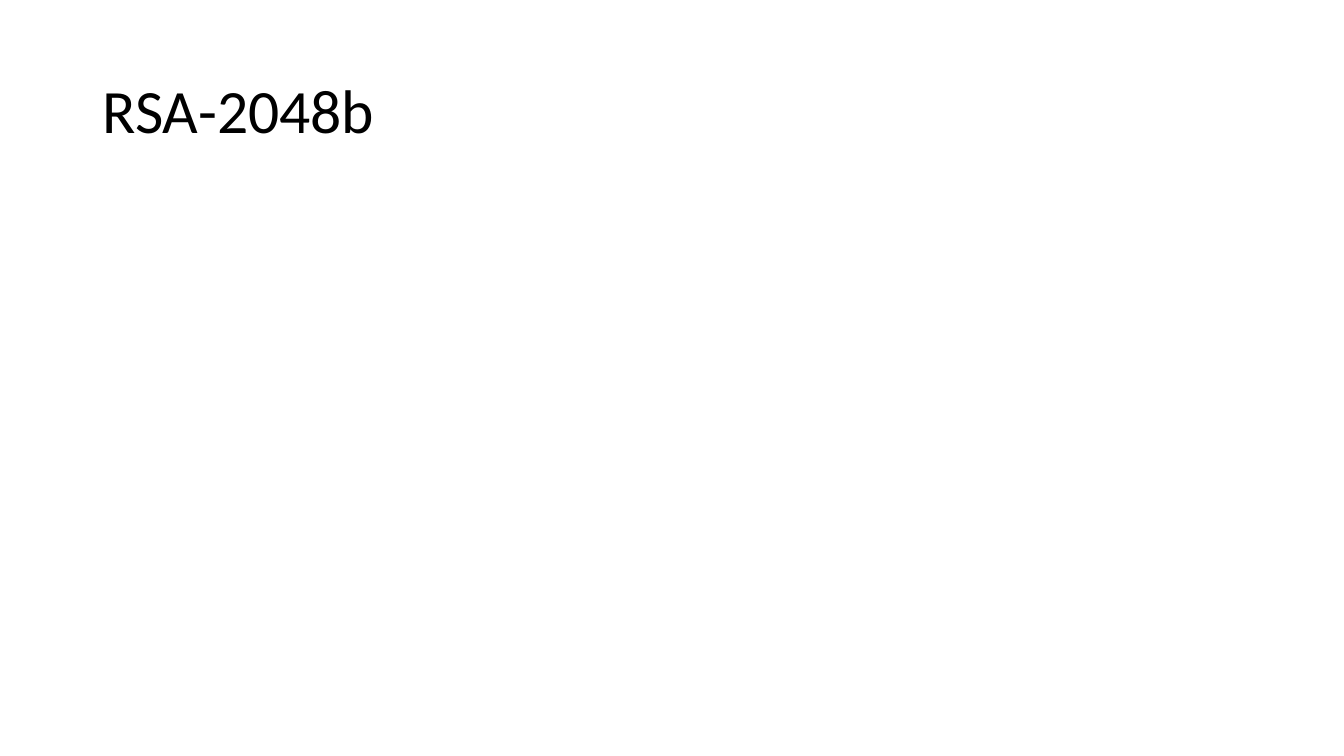
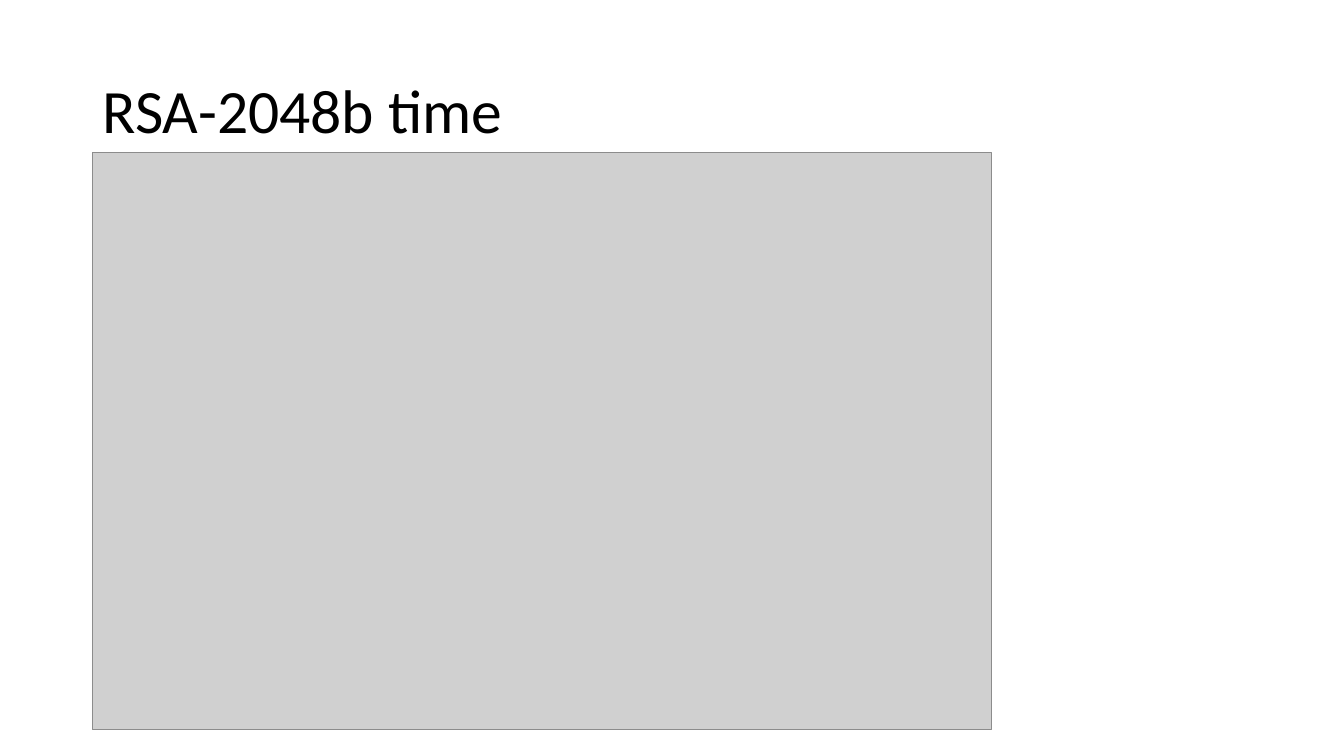
Before and after one commit to michal-cech/PV204-Project, a slide deck: slide 17 of vystupy/eng_BearSSL.pptx (slide 7 before the commit). Drawn at 1344x756 pixels with LibreOffice and Linux fonts; fonts in the diff are those of the drawing; grey boxes stand for pictures. Boxes give left, top, right and bottom in pixels: in the first picture for what was removed or moved away, otherwise in the second. Text is boxed around its words. In the diff, an @@ line names an element or a change of style, - is before the commit and + after.

```diff
--- a/vystupy/eng_BearSSL.pptx
+++ b/vystupy/eng_BearSSL.pptx
@@ title at [102, 90, 502, 134]: text changed @@
-RSA-2048b
+RSA-2048b time
@@ picture added at [93, 152, 992, 730] @@
```
Also in this commit, not shown: 1 other slide changed, 21 slides added, 9 slides removed, 1 other file.
